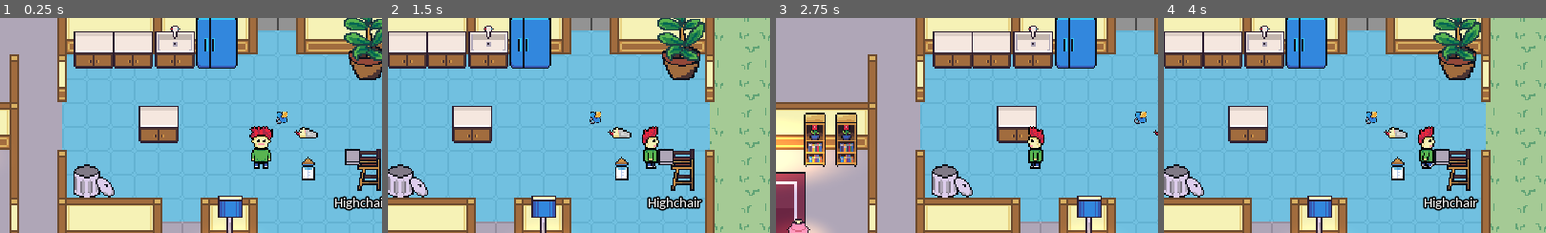
Above: before the commit, frames 1-4 (left to right).
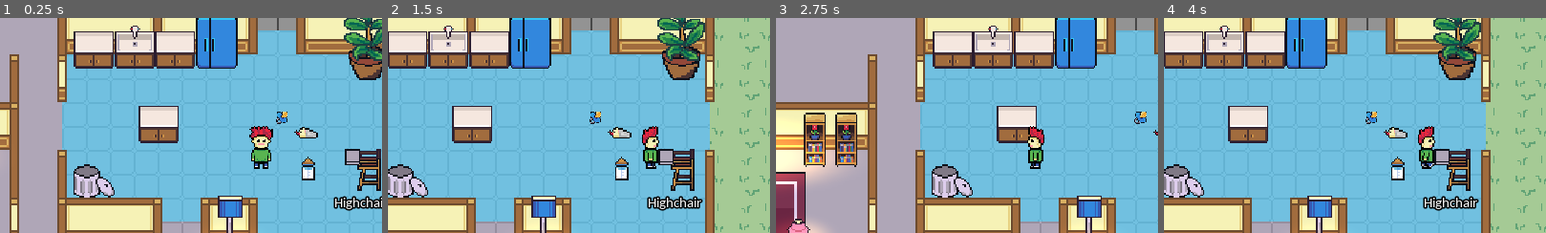
Above: after the commit, the same moments.

Repository: kevinms/godot-wild-jam-24
Game: Godot game, scene res://HouseV2.tscn
Same seed, same stepped clock (60 frames per second), same inputs: the game is played once before the commit and once after it. The engine's default icon, where the game draws it, is replaced by a stand-in: a white triangle on a blue panel in a dark square. Sound files missing from this copy of the repository are replaced by a short silence.
Inputs:
- Up to frame 1 (0.25 s): no input
- Up to frame 2 (1.5 s): tap Enter (ui_accept) at 0.5, 0.77 s; hold Right (ui_right) from 0.53 s (still down)
- Up to frame 3 (2.75 s): tap Enter (ui_accept) at 1.52 s; release Right (ui_right) at 2.03 s; hold Left (ui_left) from 2.03 s (still down)
- Up to frame 4 (4 s): release Left (ui_left) at 2.78 s; hold Right (ui_right) from 2.78 s (still down); tap Enter (ui_accept) at 3.02, 3.77 s
The pictures show only the part of the screen within x 16-66%, y 15-65%; the shares and areas given below are measured in that part.

The runs differ from the first frame. In frame 1, 1.3% of the frame differs, in the area x 29-51%, y 3-24%; in frame 2, 1.5%, in the area x 10-32%, y 3-24%; in frame 3, 1.5%; in frame 4, 1.5%.

Commit message:
More tweaks and notifications.

Diff:
--- a/Characters/Baby.gd
+++ b/Characters/Baby.gd
@@ -117,6 +117,7 @@
 func _on_PoopAudio_finished():
 	$StinkEffect.play()
 	$StinkEffect.visible = true
+	Helper.notify("Baby pooped.")
 	set_state(State.CRY)
 
 
--- a/Characters/Baby.tscn
+++ b/Characters/Baby.tscn
@@ -155,7 +155,7 @@
 visible = false
 position = Vector2( -3.69894, -9.36442 )
 frames = SubResource( 8 )
-frame = 1
+frame = 5
 playing = true
 
 [node name="PoopAudio" type="AudioStreamPlayer2D" parent="."]
@@ -166,13 +166,13 @@
 position = Vector2( -4.625, -15.125 )
 rotation = -0.523759
 frames = SubResource( 15 )
-frame = 3
+frame = 1
 playing = true
 
 [node name="Snot" type="Position2D" parent="SleepEffect"]
 position = Vector2( -1.53564, 8.74734 )
 rotation = 0.479492
-scale = Vector2( 0.163542, 0.163542 )
+scale = Vector2( 0.638401, 0.638401 )
 
 [node name="Sprite" type="Sprite" parent="SleepEffect/Snot"]
 position = Vector2( 8.15774, -6.36779 )
--- a/HouseV2.tscn
+++ b/HouseV2.tscn
@@ -649,10 +649,10 @@
 position = Vector2( 407.354, 41.9317 )
 
 [node name="KitchenSink" parent="YSort" instance=ExtResource( 28 )]
-position = Vector2( 380.071, 42.1169 )
+position = Vector2( 353.024, 42.2053 )
 
 [node name="KitchenCounter" parent="YSort" instance=ExtResource( 29 )]
-position = Vector2( 351.437, 41.8741 )
+position = Vector2( 379.986, 41.9625 )
 
 [node name="KitchenCounter3" parent="YSort" instance=ExtResource( 29 )]
 position = Vector2( 368.662, 91.6634 )
--- a/Interactions/FeedBabyMinigame/FeedBabyMinigame.tscn
+++ b/Interactions/FeedBabyMinigame/FeedBabyMinigame.tscn
@@ -146,7 +146,7 @@
 anims/pulse = SubResource( 17 )
 
 [node name="Baby" type="Position2D" parent="."]
-position = Vector2( -10, 50 )
+position = Vector2( -10, 4 )
 
 [node name="Body" type="Sprite" parent="Baby"]
 position = Vector2( 143.25, 15 )
